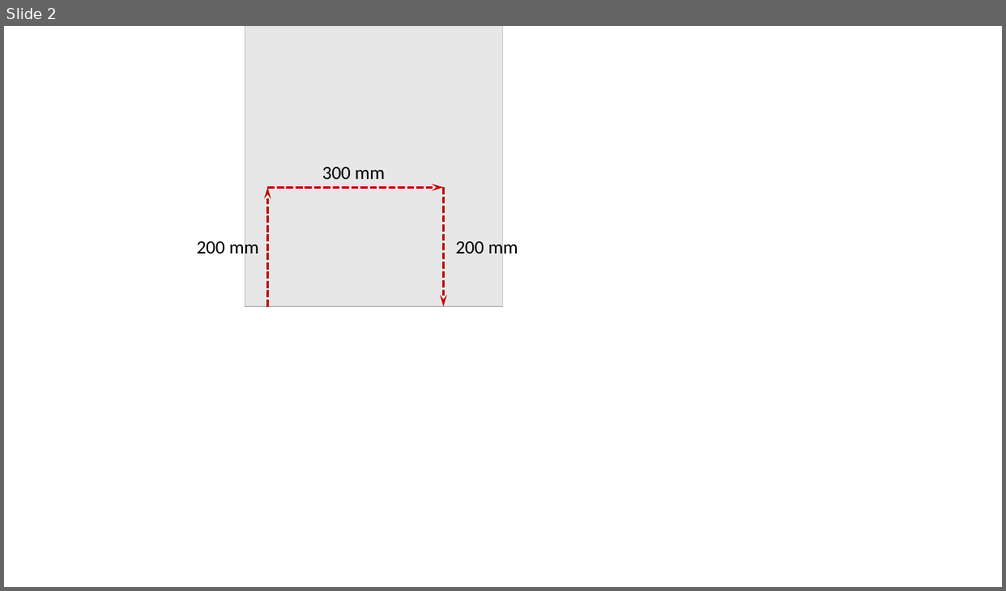
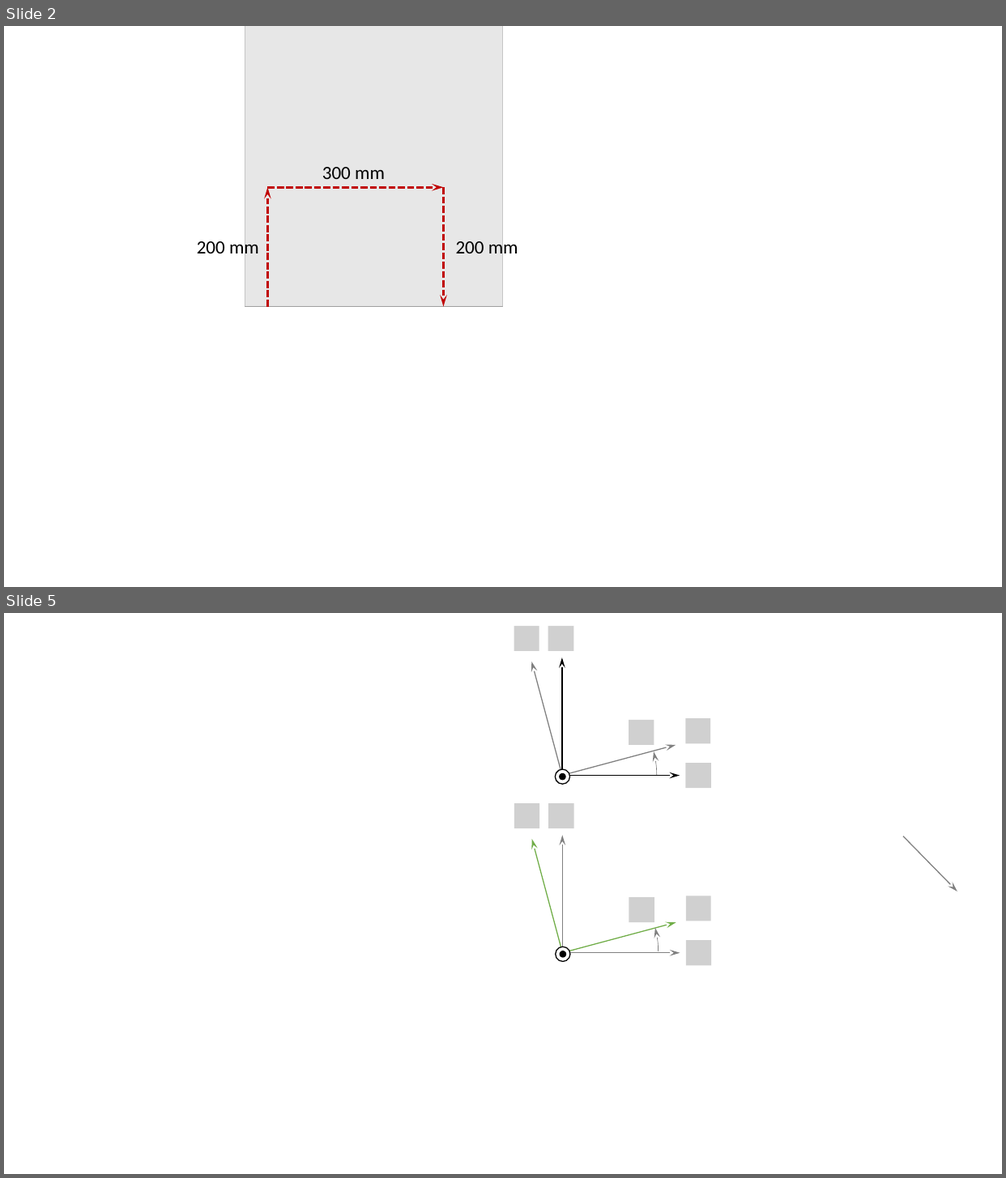
Before and after one commit to xpessoles/PSI_Dev, a slide deck: TP_Geometrie_RobotDelta2D/Figures.pptx. Shown one above the other, each under a label of ours: slide 2 before the commit, slides 2 and 5 after it; the slides between them are not shown. The pictures are 1006x591 and 1006x1178 pixels, drawn with LibreOffice and Linux fonts; fonts in the diff are those of the drawing; grey boxes stand for pictures; background and template pictures are left out. Boxes give left, top, right and bottom in pixels: in the first picture for what was removed or moved away, otherwise in the second. Text is boxed around its words. In the diff, an @@ line names an element or a change of style, - is before the commit and + after.

```diff
--- a/TP_Geometrie_RobotDelta2D/Figures.pptx
+++ b/TP_Geometrie_RobotDelta2D/Figures.pptx
@@ slide 5 added at bbox=[4, 613, 1002, 1174], background #FFFFFF @@
@@ group added at bbox=[465, 626, 711, 871]: 5 pictures, 4 arrows, 2 ellipses, 1 arc (boxed as its full ellipse) @@
@@ arrow added from (903, 836) to (957, 892), #808080 1 pt @@
@@ arc (boxed as its full ellipse) added at bbox=[467, 856, 658, 1048], outline #808080 0.5 pt @@
@@ group added at bbox=[514, 803, 711, 965]: 5 pictures, 4 arrows, 2 ellipses @@
```
Also in this commit, not shown: 1 slide changed, 1 other slide added.
